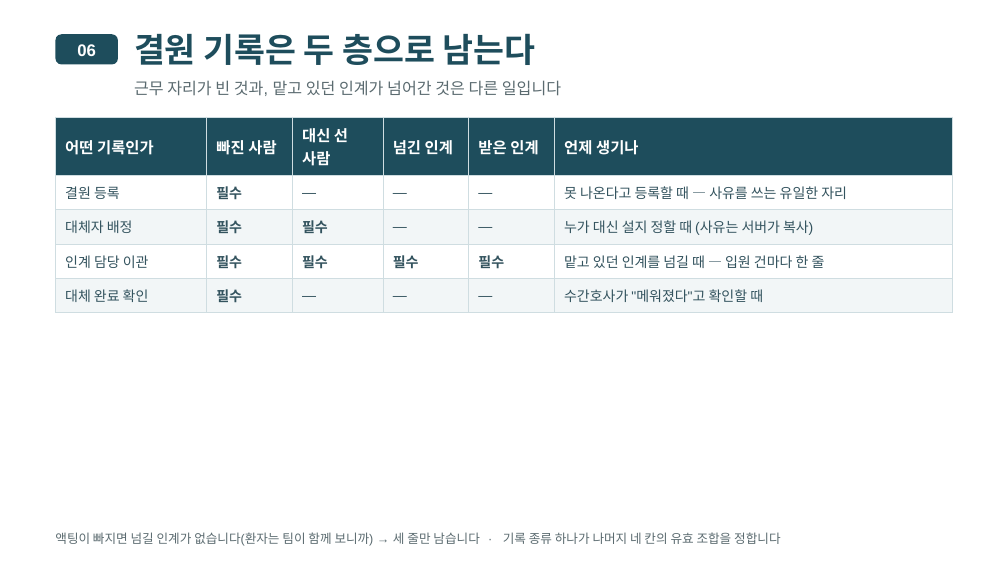
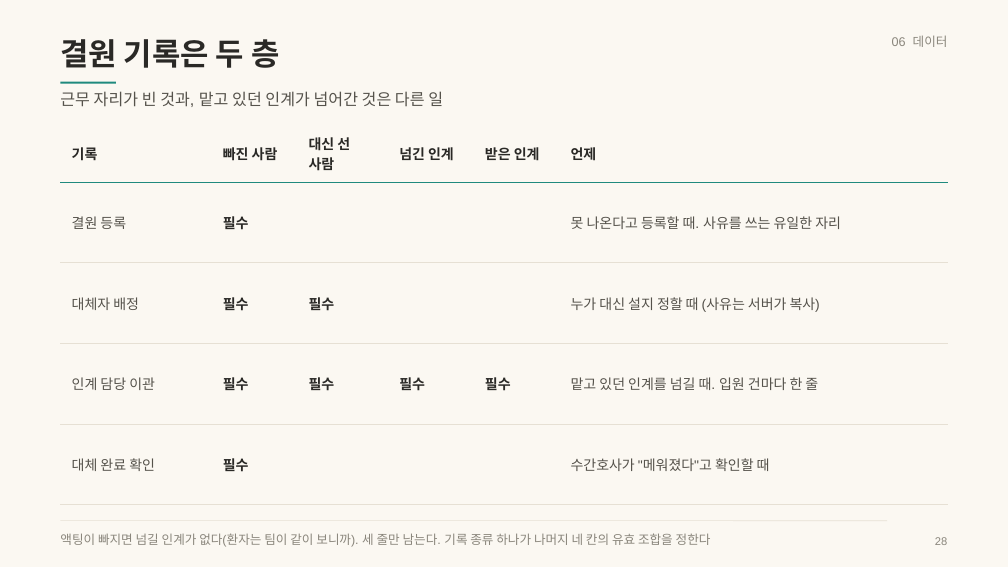
Before and after one commit to wodnjs2020136144/skala-webservice-mini, a slide deck: slide 28 of deliverables/10반_황재원_너와나의인계고리-개요.pptx. Drawn at 1008x567 pixels with LibreOffice and Linux fonts; fonts in the diff are those of the drawing. Boxes give left, top, right and bottom in pixels: in the first picture for what was removed or moved away, otherwise in the second. Text is boxed around its words. In the diff, an @@ line names an element or a change of style, - is before the commit and + after.

```diff
--- a/deliverables/10반_황재원_너와나의인계고리-개요.pptx
+++ b/deliverables/10반_황재원_너와나의인계고리-개요.pptx
@@ background #FFFFFF to #FBF8F2 @@
@@ rounded rectangle removed at <box>55,34,118,65</box> @@
@@ text at <box>60,39,279,68</box>: text changed; size 24 to 22 pt; text colour #1E4D5C to #2A2926 @@
-결원 기록은 두 층으로 남는다
+결원 기록은 두 층
@@ text at <box>892,35,948,47</box>: text changed; size 12 to 9 pt; text colour #FFFFFF to #8A867C; bold off @@
-06
+06 데이터
@@ line added from (60, 83) to (116, 83), #1F8A7E 1.5 pt @@
@@ text at <box>60,91,443,107</box>: text changed; text colour #5B6B70 to #55524B @@
-근무 자리가 빈 것과, 맡고 있던 인계가 넘어간 것은 다른 일입니다
+근무 자리가 빈 것과, 맡고 있던 인계가 넘어간 것은 다른 일
@@ table at <box>60,125,948,476</box> @@
-row 1, column 1: 어떤 기록인가
+row 1, column 1: 기록
-row 1, column 6: 언제 생기나
+row 1, column 6: 언제
-row 2: 결원 등록 | 필수 | — | — | — | 못 나온다고 등록할 때 — 사유를 쓰는 유일한 자리
+row 2: 결원 등록 | 필수 |  |  |  | 못 나온다고 등록할 때. 사유를 쓰는 유일한 자리
-row 3, column 4: —
+row 3, column 4: 
-row 3, column 5: —
+row 3, column 5: 
-row 4, column 6: 맡고 있던 인계를 넘길 때 — 입원 건마다 한 줄
+row 4, column 6: 맡고 있던 인계를 넘길 때. 입원 건마다 한 줄
-row 5: 대체 완료 확인 | 필수 | — | — | — | 수간호사가 "메워졌다"고 확인할 때
+row 5: 대체 완료 확인 | 필수 |  |  |  | 수간호사가 "메워졌다"고 확인할 때
@@ fill #1E4D5C to none in row 1 @@
@@ fill #FFFFFF to none in 9 cells @@
@@ fill #F2F6F7 to none in 7 cells @@
@@ size 11 to 10 pt, text colour #FFFFFF to #2A2926 in "빠진 사람", "대신 선 사람", "넘긴 인계", "받은 인계" @@
@@ text colour #33535E to #55524B in "결원 등록", "대체자 배정", "누가 대신 설지 정할 때 (사유는 서버가 ...", "인계 담당 이관" and 2 more places @@
@@ text colour #33535E to #2A2926 in "필수", "필수", "필수", "필수" and 4 more places @@
@@ borders changed @@
@@ table: place and size @@
-table at <box>55,117,953,307</box>
+table at <box>60,125,948,476</box>
@@ text at <box>60,533,711,547</box>: text changed; text colour #5B6B70 to #8A867C @@
-액팅이 빠지면 넘길 인계가 없습니다(환자는 팀이 함께 보니까) → 세 줄만 남습니다 · 기록 종류 하나가 나머지 네 칸의 유효 조합을 정합니다
+액팅이 빠지면 넘길 인계가 없다(환자는 팀이 같이 보니까). 세 줄만 남는다. 기록 종류 하나가 나머지 네 칸의 유효 조합을 정한다
@@ line added from (60, 521) to (887, 521), #E6E0D4 0.5 pt @@
@@ text added at <box>935,537,947,545</box>, 8 pt, text #8A867C @@
+28
```
Also in this commit, not shown: 35 other slides changed, 6 other files.
